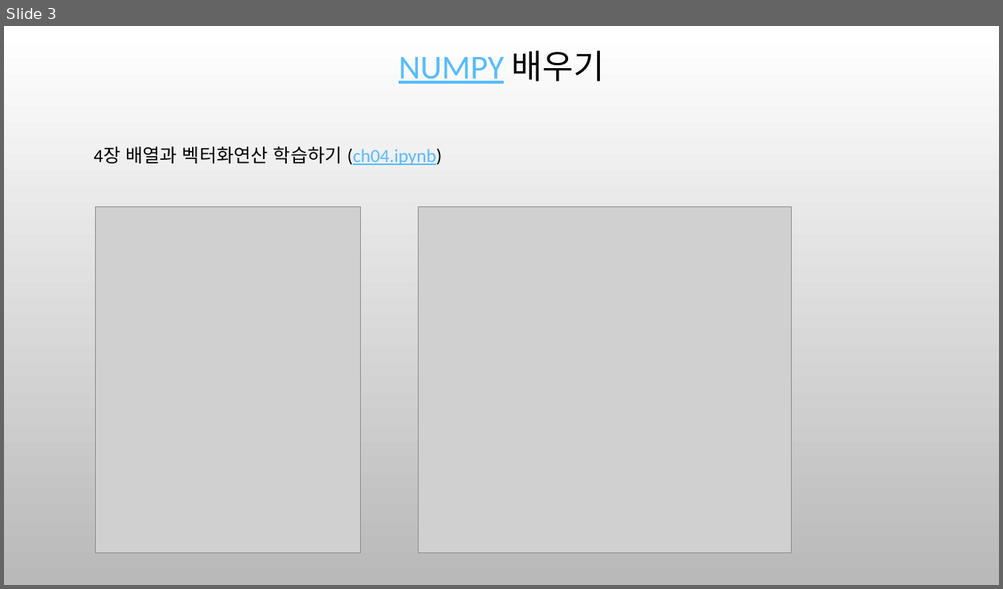
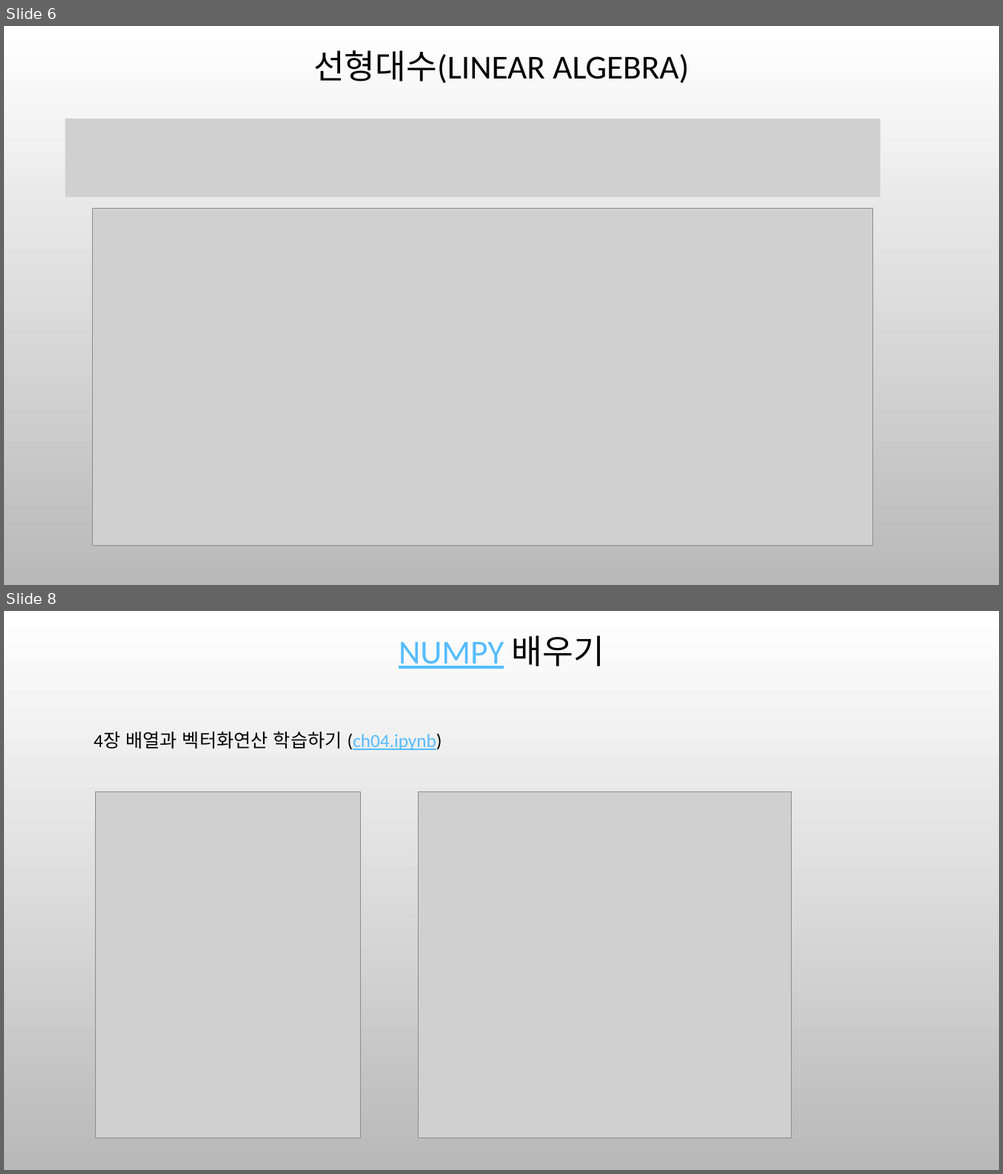
Before and after one commit to ancestor9/mathematics-for-machine-learning, a slide deck: 6_Matrix_vectors.pptx. Shown one above the other, each under a label of ours: slide 3 before the commit, slides 6 and 8 after it; the slides between them are not shown. The pictures are 1003x589 and 1003x1174 pixels, drawn with LibreOffice and Linux fonts; fonts in the diff are those of the drawing; grey boxes stand for pictures; background and template pictures are left out. Boxes give left, top, right and bottom in pixels: in the first picture for what was removed or moved away, otherwise in the second. Text is boxed around its words. In the diff, an @@ line names an element or a change of style, - is before the commit and + after.

```diff
--- a/6_Matrix_vectors.pptx
+++ b/6_Matrix_vectors.pptx
@@ slide 6 added at <box>4,26,999,585</box>, background picture (left out) @@
@@ title added at <box>313,50,688,83</box>, 32.4 pt, text #000000 @@
+선형대수(LINEAR ALGEBRA)
@@ picture added at <box>65,118,881,197</box> @@
@@ picture added at <box>93,209,874,546</box> @@
@@ picture added at <box>367,423,474,449</box> @@
@@ what was slide 3 is now slide 8 @@
```
Also in this commit, not shown: 3 slides changed, 4 other slides added.
